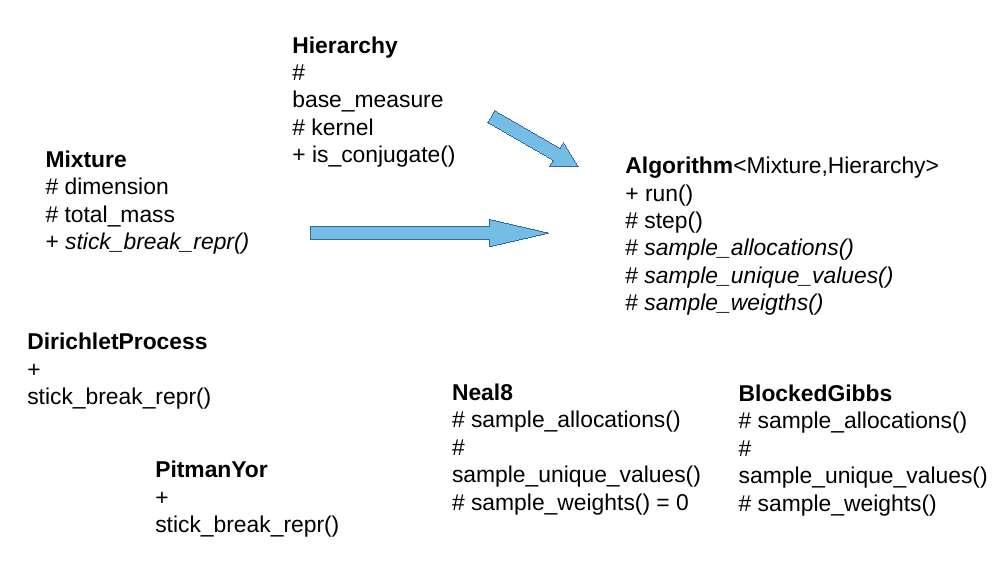
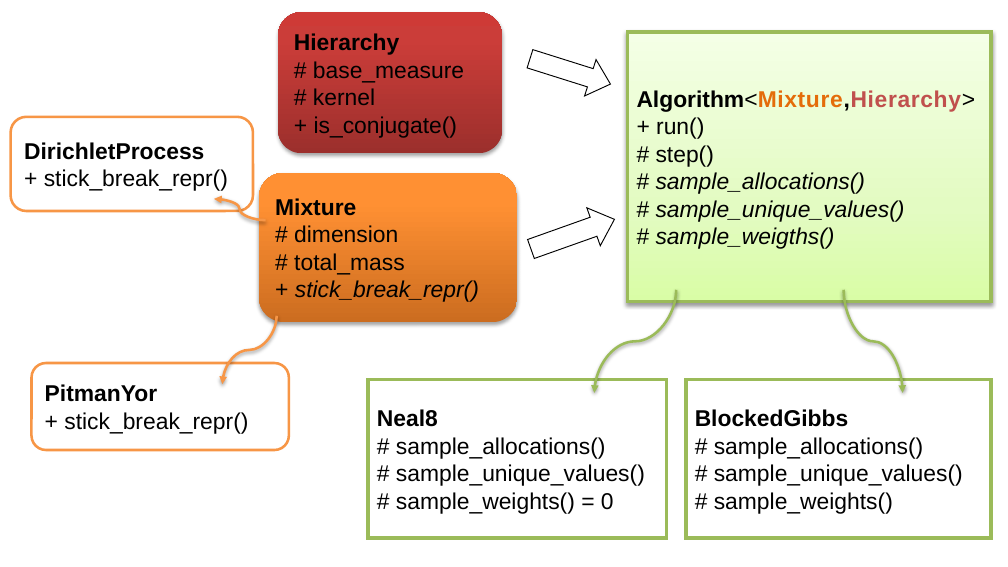
Before and after one commit to poliprojects/BNPlib, a slide deck: slide 1 of slides/1/etc/code_map.pptx. Drawn at 1008x567 pixels with LibreOffice and Linux fonts; fonts in the diff are those of the drawing. Boxes give left, top, right and bottom in pixels: in the first picture for what was removed or moved away, otherwise in the second. Text is boxed around its words. In the diff, an @@ line names an element or a change of style, - is before the commit and + after.

```diff
--- a/slides/1/etc/code_map.pptx
+++ b/slides/1/etc/code_map.pptx
@@ rounded rectangle "Hierarchy": place and size @@
-rounded rectangle "Hierarchy" at [292, 36, 456, 167]
+rounded rectangle "Hierarchy" at [278, 12, 502, 153]
@@ rounded rectangle "Hierarchy" at [278, 12, 502, 153]: vertical alignment top to middle; fill none to gradient #9C2F2D to #CB3E3A to #CE3B37; shadow on @@
@@ freeform shape at [524, 40, 616, 102]: fill #74BDE4 to none; outline #3465A4 0.75 pt to #000000 0.75 pt; rotation 30 to 17 degrees; outline redrawn @@
@@ rectangle "Algorithm<Mixture,Hierarchy>": place and size @@
-rectangle "Algorithm<Mixture,Hierarchy>" at [625, 156, 939, 315]
+rectangle "Algorithm<Mixture,Hierarchy>" at [627, 32, 991, 302]
@@ rectangle "Algorithm<Mixture,Hierarchy>" at [627, 32, 991, 302]: vertical alignment top to middle; fill none to gradient #DAFDA7 to #E4FCC2 to #F5FFE7; outline none to #9BBB59 3 pt; shadow on @@
@@ rounded rectangle "DirichletProcess" at [11, 117, 253, 211]: vertical alignment top to middle; fill none to #FFFFFF; outline none to #F79646 2 pt @@
@@ rounded rectangle "DirichletProcess": place and size @@
-rounded rectangle "DirichletProcess" at [27, 332, 211, 409]
+rounded rectangle "DirichletProcess" at [11, 117, 253, 211]
@@ text in rectangle at [637, 90, 976, 112]: text colour #000000 to #E46C0A, text colour #000000 to #C0504D, letter spacing 0 to 0.5 pt, letter outline none to #C0504D 0 pt, bold on in "Algorithm<Mixture,Hierarchy>" @@
@@ rounded rectangle "Mixture": place and size @@
-rounded rectangle "Mixture" at [46, 150, 249, 254]
+rounded rectangle "Mixture" at [259, 173, 518, 322]
@@ rounded rectangle "Mixture" at [259, 173, 518, 322]: vertical alignment top to middle; fill none to gradient #CC6E20 to #FF9034 to #FF9136; shadow on @@
@@ curved arrow added from (265, 220) to (214, 198), #F79646 2 pt @@
@@ freeform shape at [525, 200, 622, 268]: fill #74BDE4 to none; outline #3465A4 0.75 pt to #000000 0.75 pt; rotation 0 to 340 degrees; outline redrawn @@
@@ curved arrow added from (677, 290) to (595, 393), #9BBB59 2 pt @@
@@ curved arrow added from (844, 290) to (903, 393), #9BBB59 2 pt @@
@@ curved arrow added from (277, 316) to (222, 384), #F79646 2 pt @@
@@ rounded rectangle "PitmanYor": place and size @@
-rounded rectangle "PitmanYor" at [155, 460, 339, 537]
+rounded rectangle "PitmanYor" at [31, 363, 289, 450]
@@ rounded rectangle "PitmanYor" at [31, 363, 289, 450]: vertical alignment top to middle; fill none to #FFFFFF; outline none to #F79646 2 pt @@
@@ rectangle "Neal8" at [368, 380, 667, 539]: vertical alignment top to middle; fill none to #FFFFFF; outline none to #9BBB59 3 pt @@
@@ rectangle "Neal8": place and size @@
-rectangle "Neal8" at [452, 383, 701, 515]
+rectangle "Neal8" at [368, 380, 667, 539]
@@ rectangle "BlockedGibbs": place and size @@
-rectangle "BlockedGibbs" at [739, 384, 988, 516]
+rectangle "BlockedGibbs" at [686, 380, 992, 539]
@@ rectangle "BlockedGibbs" at [686, 380, 992, 539]: vertical alignment top to middle; fill none to #FFFFFF; outline none to #9BBB59 3 pt @@
```
